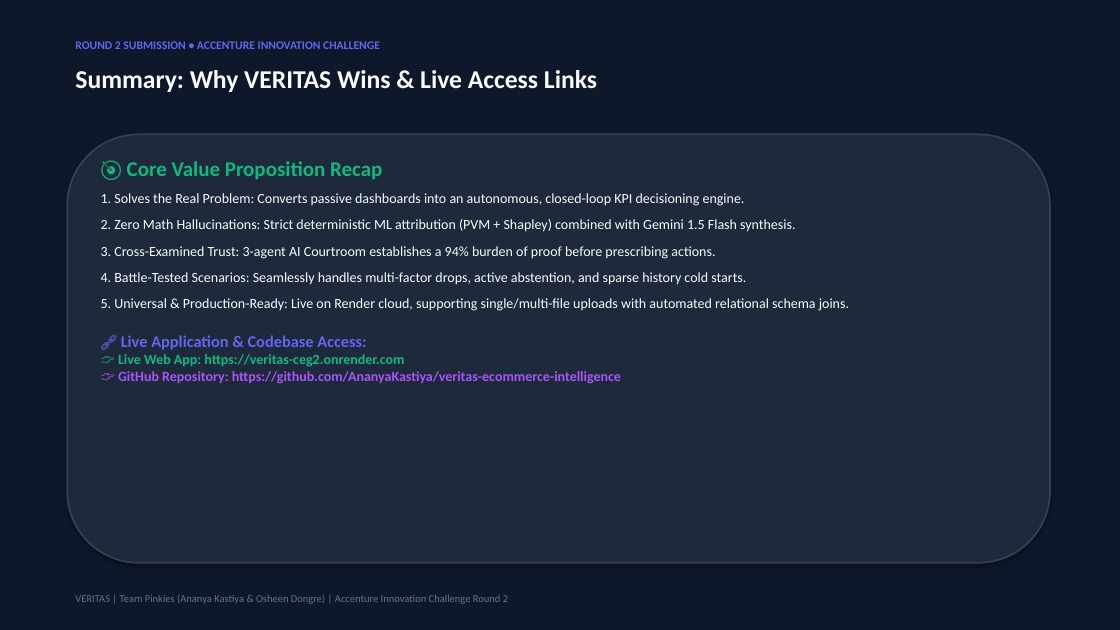
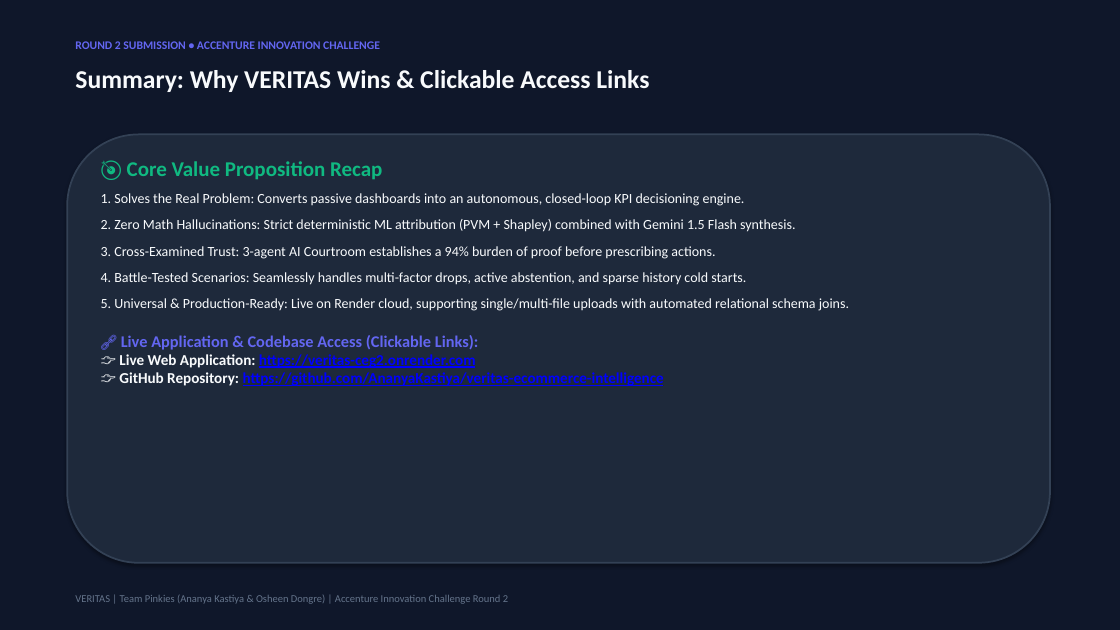
Before and after one commit to AnanyaKastiya/veritas-ecommerce-intelligence, a slide deck: slide 9 of docs/VERITAS_Business_Proposal_Deck.pptx. Drawn at 1120x630 pixels with LibreOffice and Linux fonts; fonts in the diff are those of the drawing. Boxes give left, top, right and bottom in pixels: in the first picture for what was removed or moved away, otherwise in the second. Text is boxed around its words. In the diff, an @@ line names an element or a change of style, - is before the commit and + after.

Commit message:
fix(ppt): make all live app and github URLs clickable hyperlinks in PowerPoint decks

```diff
--- a/docs/VERITAS_Business_Proposal_Deck.pptx
+++ b/docs/VERITAS_Business_Proposal_Deck.pptx
@@ text at box(75, 70, 649, 92): text changed @@
-Summary: Why VERITAS Wins & Live Access Links
+Summary: Why VERITAS Wins & Clickable Access Links
@@ text at box(119, 335, 479, 368): text changed; size 12 to 13 pt; text colour #10B981 to #6366F1 @@
-🔗 Live Application & Codebase Access:
-👉 Live Web App: https://veritas-ceg2.onrender.com
+🔗 Live Application & Codebase Access (Clickable Links):
+👉 Live Web Application: https://veritas-ceg2.onrender.com
@@ text at box(119, 372, 664, 386): size 12 to 13 pt in "👉 GitHub Repository: https://github.com/AnanyaKastiya/verita ..."; text colour #A855F7 to #F8FAFC in "👉 GitHub Repository:"; text colour #A855F7 to #0000FF, underline on in "https://github.com/AnanyaKastiya/veritas-ecommerce-intellige ..." @@
```
Also in this commit, not shown: 1 other slide changed, 1 other file.
